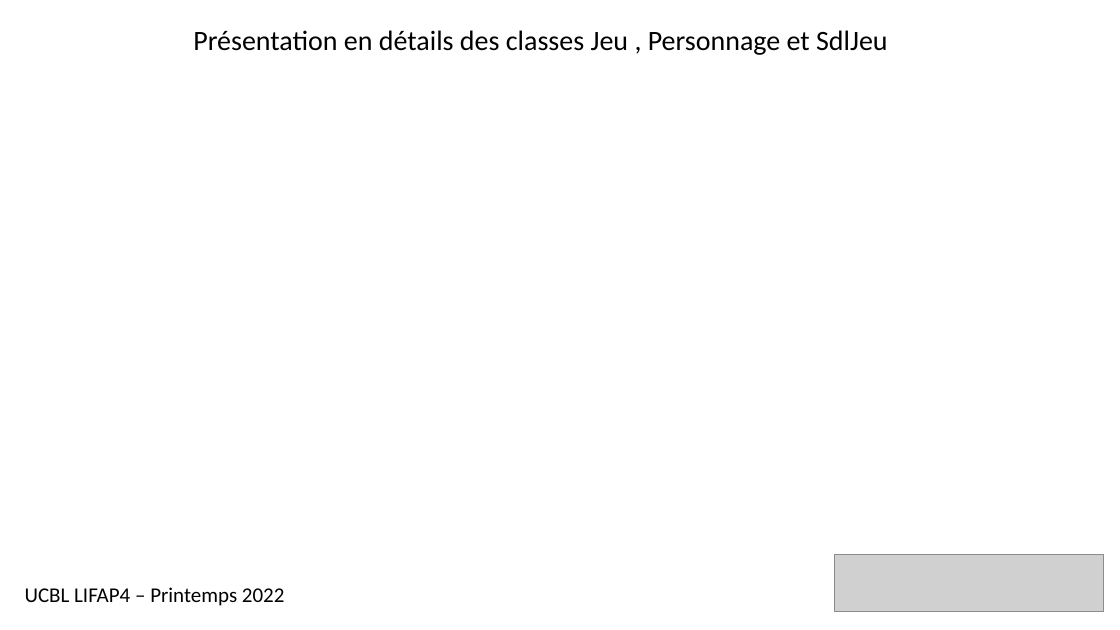
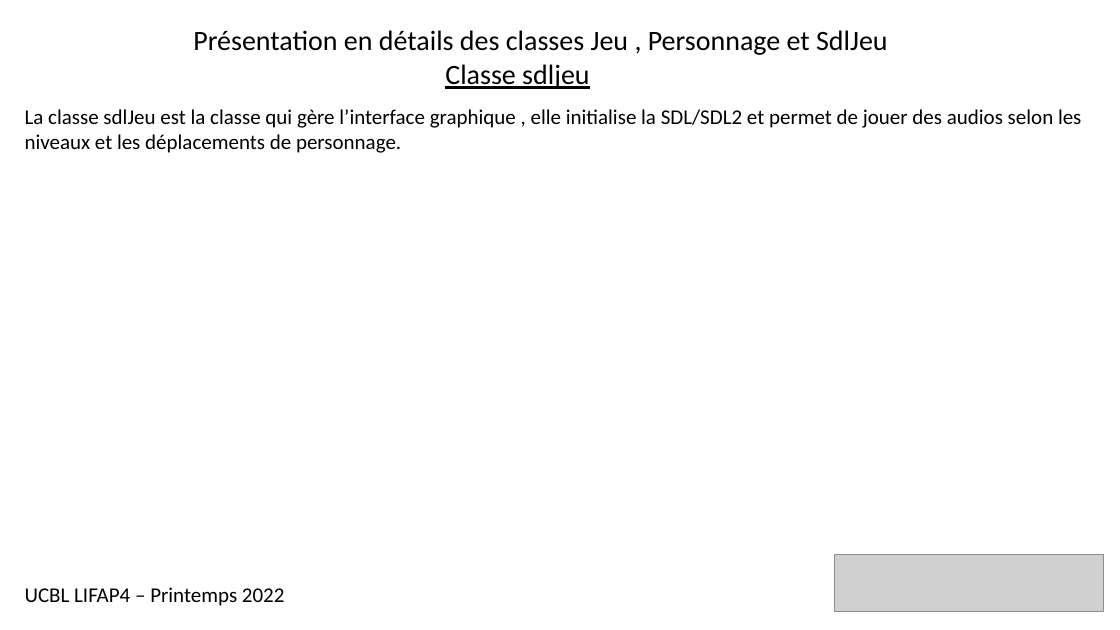
Before and after one commit to Smirboulack/Projet_L2, a slide deck: slide 5 of doc/Présentation-projet-ultimatelifkas.pptx. Drawn at 1120x630 pixels with LibreOffice and Linux fonts; fonts in the diff are those of the drawing; grey boxes stand for pictures. Boxes give left, top, right and bottom in pixels: in the first picture for what was removed or moved away, otherwise in the second. Text is boxed around its words. In the diff, an @@ line names an element or a change of style, - is before the commit and + after.

```diff
--- a/doc/Présentation-projet-ultimatelifkas.pptx
+++ b/doc/Présentation-projet-ultimatelifkas.pptx
@@ text at [445, 64, 589, 89]: paragraph added @@
+Classe sdljeu
@@ text added at [25, 109, 1081, 153], 18 pt, text #000000 @@
+La classe sdlJeu est la classe qui gère l’interface graphique , elle initialise la SDL/SDL2 et permet de jouer des audios selon les niveaux et les déplacements de personnage.
```
Also in this commit, not shown: 3 other slides changed, 2 other files.
